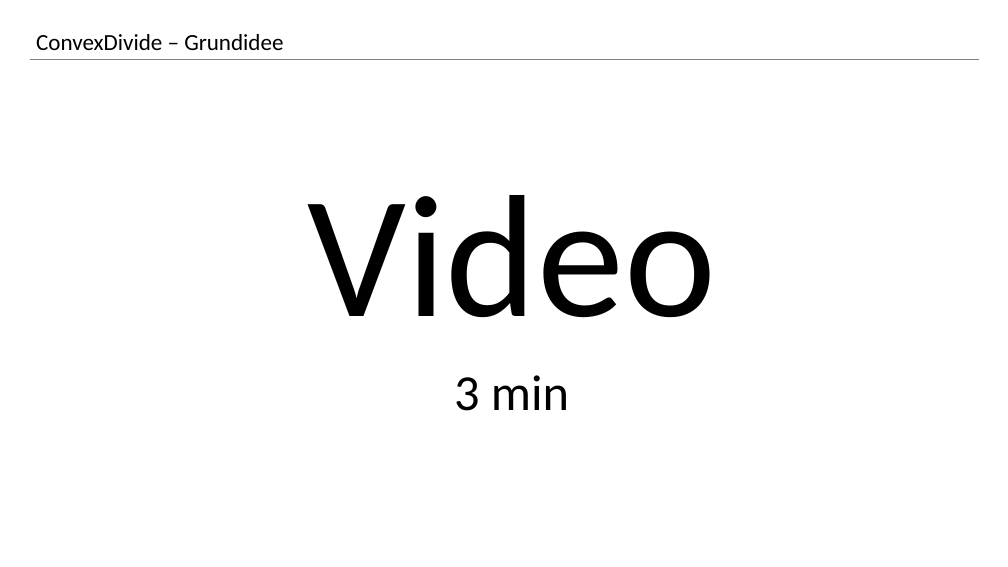
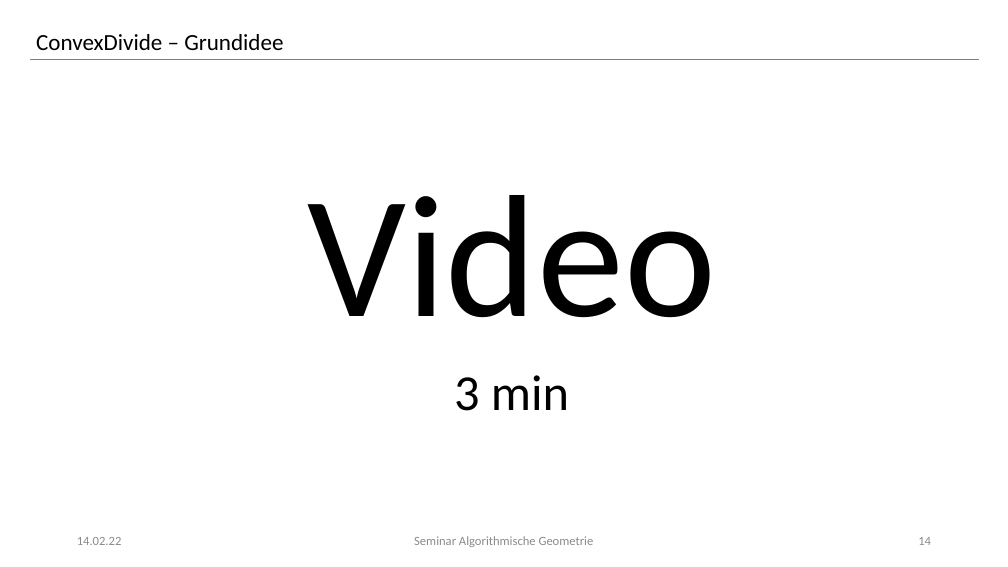
Before and after one commit to rhoentier/Algorithmische-Geometrie, a slide deck: slide 14 of Präsentation/Präsentation.pptx. Drawn at 1008x567 pixels with LibreOffice and Linux fonts; fonts in the diff are those of the drawing. Boxes give left, top, right and bottom in pixels: in the first picture for what was removed or moved away, otherwise in the second. Text is boxed around its words. In the diff, an @@ line names an element or a change of style, - is before the commit and + after.

```diff
--- a/Präsentation/Präsentation.pptx
+++ b/Präsentation/Präsentation.pptx
@@ text added at [77,537,122,545], 12 pt, text #8C8C8C @@
+14.02.22
@@ text added at [414,536,594,547], 12 pt, text #8C8C8C @@
+Seminar Algorithmische Geometrie
@@ page number added at [918,537,931,545], 12 pt, text #8C8C8C @@
+14
```
Also in this commit, not shown: 12 other slides changed, 3 slides added, 2 slides removed.
